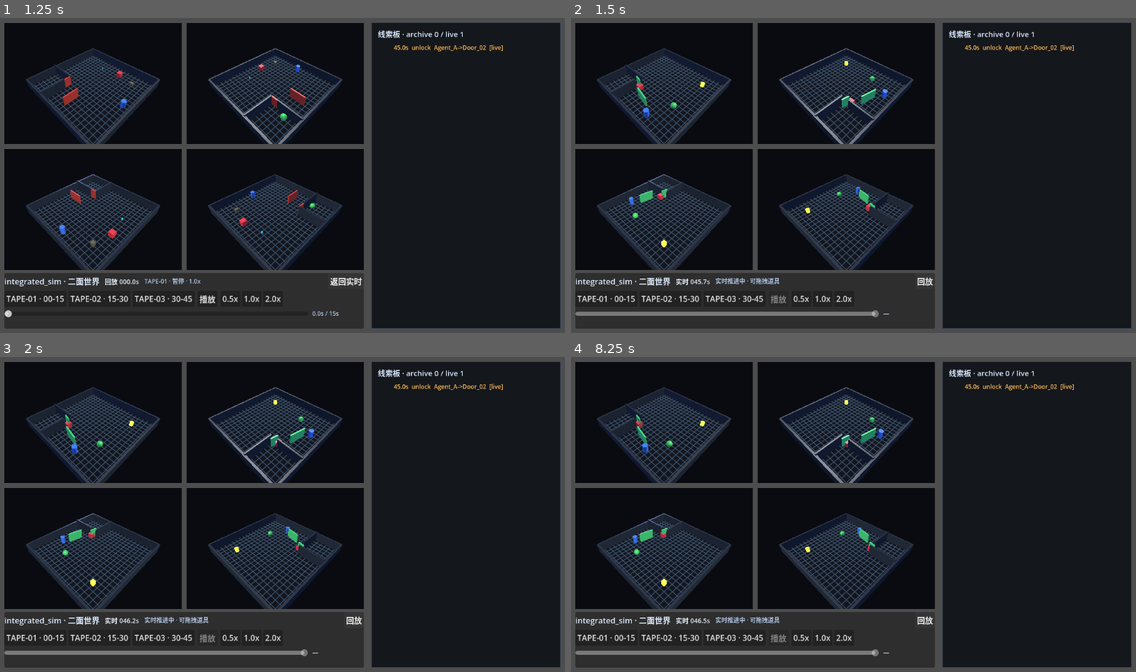
Above: before the commit, frames 1-4 (two rows, left to right).
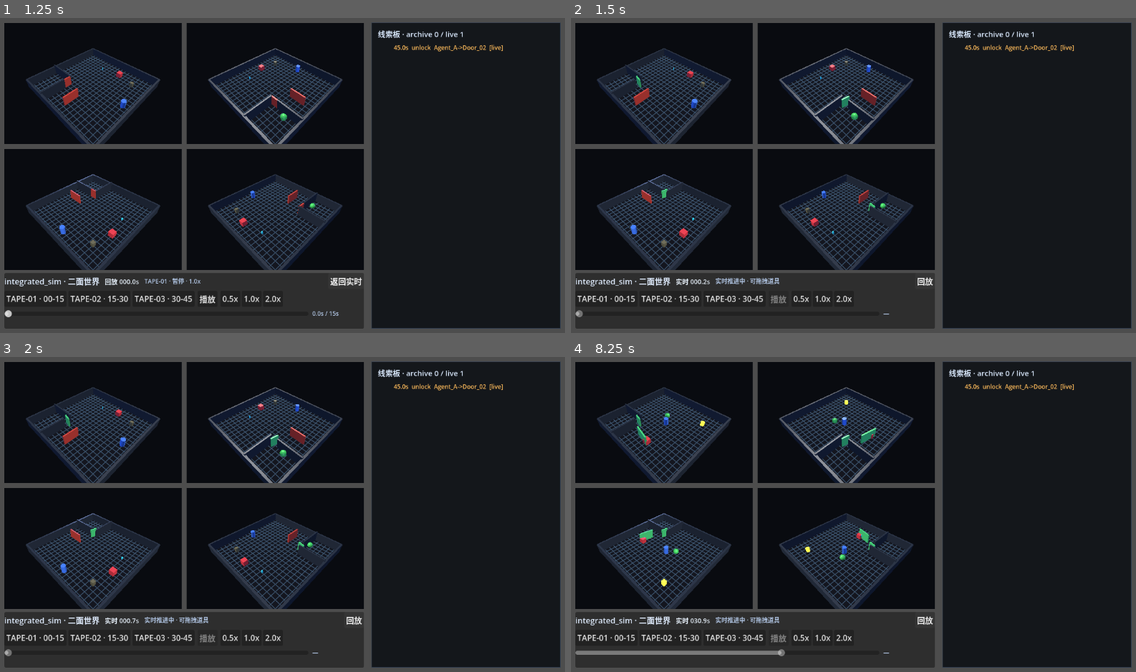
Above: after the commit, the same moments.

Repository: RequieMa/dual-faced-world
Game: Godot game, scene res://scenes/integrated_sim.tscn
Two runs of this game, one before a commit and one after it. Both use one fixed random seed, a clock stepped at 60 frames per second and the inputs below. This scene is started directly instead of the project's main scene.
Inputs:
- Up to frame 1 (1.25 s): click "回放" at 0.5 s
- Up to frame 2 (1.5 s): click "返回实时" at 1.25 s
- Up to frame 3 (2 s): no input
- Up to frame 4 (8.25 s): click "TAPE-01 · 00-15" at 2 s; click "TAPE-02 · 15-30" at 2.75 s; click "TAPE-03 · 30-45" at 3.5 s; click "播放" at 4.25 s; click "暂停" at 5 s; click "0.5x" at 5.75 s; click "1.0x" at 6.5 s; click "2.0x" at 7.25 s; click "返回实时" at 8 s

Frame 1 is identical in both runs. In frame 2, 1.7% of the frame differs, in the area x 0-57%, y 13-95%; in frame 3, 1.6%; in frame 4, 0.7%.

Commit message:
fix: gate live interactions during drag and adopt the watched frame on return
Address the Phase 2 review blockers (blocker B1 + B2).

- B1: LiveRuntime.step() suspends interaction checks while a prop is being dragged.
  Per-frame mouse drags used to register a phantom live pickup every 0.1s (temporary
  no-holder + temporary position) and teleport the key back to the agent between frames,
  which also poisoned the live unlock cause. Drag now finishes on release, focus change
  and window focus-out (button_mask guard); a per-frame GUI regression test covers it.
- B2: entering live adopts the frame being watched as present_time, so the live first
  frame matches the replay's last frame in a natural flow (previously it only matched
  when present_time happened to equal the tape end). Covered by a headless test.
- Revert the Phase 1 EventTimeline generator edits: Issue #6 forbids touching it, and
  the cause-refactor was cosmetic. Planned/consumed events keep their Phase 1 data.
- LiveRuntime: drop dead helpers, guard an empty timeline, fix the live-loop comment order;
  docs record the live-unlock-at-boot behaviour and the drag gating.

Diff:
--- a/scripts/integrated_sim.gd
+++ b/scripts/integrated_sim.gd
@@ -87,6 +87,7 @@
 	cell_offsets = CELL_CAMERA_OFFSETS
 	chrome_root = $Chrome
 	super._ready()
+	focus_changed.connect(_on_focus_changed)
 
 	_setup_replay()
 	_setup_live()
@@ -154,8 +155,8 @@
 	_live_runtime.setup(timeline, _sim_world, _clue_manager)
 
 
-## 实时每帧：先按 same EventTimeline 采样 + live 覆盖算出状态并交给 apply_state，
-## 再跑交互判定（判定结果写进 live 覆盖，下一帧生效）。
+## 实时每帧：先跑交互判定（结果写进 live 覆盖），再按同一个 EventTimeline + live 覆盖
+## 算出状态交给 apply_state（唯一写入口）。判定先于 apply，本帧就能看到交互结果。
 func _apply_live_frame(now: float) -> void:
 	if _live_runtime != null:
 		_live_runtime.step(now)
@@ -207,6 +208,7 @@
 # --- 回放 ---------------------------------------------------------------------
 
 func open_tape(tape_id: String) -> void:
+	_end_drag()
 	var tape = _find_tape(tape_id)
 	if tape == null:
 		push_warning("没有这盘带: %s" % tape_id)
@@ -253,14 +255,24 @@
 	_refresh_ui()
 
 
-## 返回实时视图：先按 present_time 完整 apply_state 一次（含 live 覆盖），避免从回放画面跳变。
-## 回放里被拖过/改写过的道具，也在这里被 live 状态覆盖回来。
+## 返回实时视图（「从现在这一帧接手」）。
+##
+## 回放期间实时时钟是冻结的；离开回放时把 present_time 定位到正在看的那一帧，
+## 再按它完整 apply_state 一次（含 live 覆盖）。这样实时首帧与回放末帧连续，
+## 不会因为「看带子花了多久」产生跳变（Issue #6 验收 2）。回放里被拖过/改写过的
+## 道具，也在这里被 live 状态覆盖回来。
 func enter_live() -> void:
+	_end_drag()
+	var watched_time := -1.0
+	if _replay != null and _replay.tape != null:
+		watched_time = float(_replay.playback_time)
 	mode = Mode.LIVE
 	_active_tape_id = ""
 	if _replay != null:
 		_replay.close()
 	if _time_manager != null:
+		if watched_time >= 0.0:
+			_time_manager.present_time = watched_time
 		_time_manager.speed = LIVE_TIME_SCALE
 	var now := float(_time_manager.present_time) if _time_manager != null else LIVE_START_TIME
 	_apply_live_frame(now)
@@ -287,6 +299,10 @@
 
 	var motion := event as InputEventMouseMotion
 	if motion != null and _dragging:
+		# 在窗口外/失焦时松开左键不会送到这里，用 button_mask 兜底收敛。
+		if (motion.button_mask & MOUSE_BUTTON_MASK_LEFT) == 0:
+			_end_drag()
+			return
 		if _live_runtime != null:
 			drag_prop_to(_drag_prop_name, _ground_point(motion.position))
 		accept_event()
@@ -298,8 +314,7 @@
 
 	if not button.pressed:
 		if _dragging:
-			_dragging = false
-			_drag_prop_name = ""
+			_end_drag()
 			accept_event()
 		return
 
@@ -315,7 +330,32 @@
 		return
 	_dragging = true
 	_drag_prop_name = picked
+	if _live_runtime != null:
+		# 拖拽期间暂停交互判定：否则每帧都会把「临时无持有者 + 临时位置」
+		# 当成 agent 到达交互点，登记出幻影 live 线索。
+		_live_runtime.set_dragging(true)
 	accept_event()
+
+
+func _end_drag() -> void:
+	if not _dragging:
+		if _live_runtime != null:
+			_live_runtime.set_dragging(false)
+		return
+	_dragging = false
+	_drag_prop_name = ""
+	if _live_runtime != null:
+		_live_runtime.set_dragging(false)
+
+
+func _on_focus_changed(new_state: int) -> void:
+	if new_state != FocusState.FOCUSED:
+		_end_drag()
+
+
+func _notification(what: int) -> void:
+	if what == NOTIFICATION_WM_WINDOW_FOCUS_OUT:
+		_end_drag()
 
 
 ## 屏幕坐标 → 放大视图相机的射线（ZoomViewport 与窗口同尺寸，1:1 映射）。
--- a/scripts/sim/live_runtime.gd
+++ b/scripts/sim/live_runtime.gd
@@ -29,12 +29,25 @@
 ## 本运行时登记过的 live 线索 id（按登记顺序）
 var _live_clue_ids: Array[String] = []
 var _last_time := 0.0
+## 拖拽挂起：拖拽期间玩家正在改世界，不做交互判定。
+## 否则每帧都会把「临时无持有者 + 临时位置」当成 agent 到达交互点，
+## 登记出幻影 live 线索（实测每 0.1s 一条）。
+var _dragging := false
 
 
 func setup(timeline: Dictionary, sim_world: Node3D, clue_manager: Node) -> void:
 	_timeline = timeline
 	_sim_world = sim_world
 	_clue_manager = clue_manager
+
+
+## 拖拽开始/结束时由 UI 调用：拖拽期间暂停交互判定。
+func set_dragging(value: bool) -> void:
+	_dragging = value
+
+
+func is_dragging() -> bool:
+	return _dragging
 
 
 ## 基准时间线状态 + live 覆盖（不写节点）。
@@ -52,12 +65,17 @@
 
 
 ## 推进一帧的交互判定；返回本次新登记的 live 线索 id。
+## 拖拽进行中只更新「被携带道具跟随持有者」，不判定任何交互（见 _dragging 注释）。
 func step(at: float) -> Array:
 	_last_time = at
 	var new_ids: Array = []
+	if _timeline.is_empty() or _sim_world == null or _clue_manager == null:
+		return new_ids
 	var state: Dictionary = compose(at)
+	if not (state.get("props", {}) as Dictionary).has("Key_01"):
+		return new_ids
 
-	# 被携带的道具每帧跟着持有者走
+	# 被携带的道具每帧跟着持有者走（拖拽期间也要维护，避免其它道具停在旧位置）
 	for prop_name in _overrides.keys():
 		var override: Dictionary = _overrides[prop_name]
 		var holder := String(override.get("holder", ""))
@@ -65,6 +83,9 @@
 			continue
 		override["pos"] = (state["agents"][holder] as Vector3) + CARRY_OFFSET
 		override["state"] = "carried"
+
+	if _dragging:
+		return new_ids
 
 	var agents: Array = (state["agents"] as Dictionary).keys()
 
@@ -135,22 +156,13 @@
 	return true
 
 
-func has_override(prop_name: String) -> bool:
-	return _overrides.has(prop_name)
-
-
 func get_state() -> Dictionary:
 	return {
 		"overrides": _overrides.duplicate(true),
 		"live_clue_ids": _live_clue_ids.duplicate(),
 		"last_time": _last_time,
+		"dragging": _dragging,
 	}
-
-
-func reset() -> void:
-	_overrides.clear()
-	_live_clue_ids.clear()
-	_last_time = 0.0
 
 
 # --- 内部 ---------------------------------------------------------------------
--- a/scripts/sim/sim_timeline.gd
+++ b/scripts/sim/sim_timeline.gd
@@ -56,25 +56,16 @@
 	],
 }
 
-## cause 用 "@ref" 引用本表，build() 时再用 clue_id() 解析成正式 id——
-## 线索 id 的格式只在 clue_id() 一处定义，改事件时间不会留下断链的字面量。
-const CAUSE_REFS := {
-	"@pickup_key": {"t": 12.0, "type": "pickup", "target": "Key_01"},
-	"@unlock_door_01": {"t": 28.0, "type": "unlock", "target": "Door_01"},
-	"@switch_01": {"t": 20.0, "type": "switch", "target": "Switch_01"},
-}
-
-## cause 引用事件形成因果链。
-## planned=true 的事件只存数据：第一阶段不消费、也不派发；
-## 它们不带 cause（实时阶段由交互重新判定，不预置虚假因果）。
+## cause 用线索 id 引用（格式 type_target_t），形成跨事件/跨来源的因果链。
+## planned=true 的事件只存数据：第一阶段不消费，也不派发。
 const EVENTS := [
 	{"t": 12.0, "type": "pickup", "actor": "Agent_A", "target": "Key_01", "cause": ""},
 	{"t": 20.0, "type": "switch", "actor": "Agent_B", "target": "Switch_01", "cause": ""},
-	{"t": 28.0, "type": "unlock", "actor": "Agent_A", "target": "Door_01", "cause": "@pickup_key"},
-	{"t": 35.0, "type": "pass", "actor": "Agent_C", "target": "Door_01", "cause": "@unlock_door_01"},
-	{"t": 52.0, "type": "unlock", "actor": "Agent_C", "target": "Door_02", "cause": "", "planned": true},
-	{"t": 60.0, "type": "switch", "actor": "Agent_B", "target": "Switch_01", "cause": "", "planned": true},
-	{"t": 75.0, "type": "pass", "actor": "Agent_A", "target": "Door_01", "cause": "@unlock_door_01", "planned": true},
+	{"t": 28.0, "type": "unlock", "actor": "Agent_A", "target": "Door_01", "cause": "pickup_Key_01_12.0"},
+	{"t": 35.0, "type": "pass", "actor": "Agent_C", "target": "Door_01", "cause": "unlock_Door_01_28.0"},
+	{"t": 52.0, "type": "unlock", "actor": "Agent_C", "target": "Door_02", "cause": "pickup_Key_01_12.0", "planned": true},
+	{"t": 60.0, "type": "switch", "actor": "Agent_B", "target": "Switch_01", "cause": "switch_Switch_01_20.0", "planned": true},
+	{"t": 75.0, "type": "pass", "actor": "Agent_A", "target": "Door_01", "cause": "unlock_Door_01_28.0", "planned": true},
 ]
 
 
@@ -88,13 +79,12 @@
 	var snapshots: Array = []
 	var steps := int(round(DURATION / SAMPLE_INTERVAL))
 	for index in range(steps + 1):
-		snapshots.append(_state_at_raw(float(index) * SAMPLE_INTERVAL))
+		snapshots.append(_state_at_raw(float(index) * SAMPLE_INTERVAL, true))
 
 	var events: Array = []
 	for entry in EVENTS:
 		var copy: Dictionary = (entry as Dictionary).duplicate(true)
 		copy["planned"] = bool(copy.get("planned", false))
-		copy["cause"] = _resolve_cause(String(copy.get("cause", "")))
 		copy["id"] = clue_id(float(copy["t"]), String(copy["type"]), String(copy["target"]))
 		events.append(copy)
 
@@ -183,17 +173,7 @@
 	return {"t": at, "agents": agents, "props": props}
 
 
-static func _resolve_cause(cause: String) -> String:
-	if not cause.begins_with("@"):
-		return cause
-	var ref: Dictionary = CAUSE_REFS.get(cause, {})
-	if ref.is_empty():
-		push_warning("未知的 cause 引用: %s" % cause)
-		return ""
-	return clue_id(float(ref.get("t", 0.0)), String(ref.get("type", "")), String(ref.get("target", "")))
-
-
-static func _state_at_raw(at: float) -> Dictionary:
+static func _state_at_raw(at: float, _generate: bool) -> Dictionary:
 	var agents := {}
 	for agent_name in AGENT_PATHS.keys():
 		agents[agent_name] = _agent_position(String(agent_name), at)
--- a/tests/test_integrated_sim_live.gd
+++ b/tests/test_integrated_sim_live.gd
@@ -10,7 +10,7 @@
 
 var _failures: Array[String] = []
 var _checks: int = 0
-var _node_tests_done := false
+var _started := false
 
 
 func _initialize() -> void:
@@ -18,13 +18,19 @@
 
 
 func _process(_delta: float) -> bool:
-	if _node_tests_done:
-		return true
-	_node_tests_done = true
+	if _started:
+		return false
+	_started = true
+	_run_node_tests()
+	return false
+
+
+func _run_node_tests() -> void:
 	_test_live_rules()
 	_test_scene_live_and_drag()
+	await _test_natural_flow_continuity()
+	await _test_gui_drag_per_frame()
 	_report()
-	return true
 
 
 # --- 断言 ---------------------------------------------------------------------
@@ -201,3 +207,99 @@
 
 	scene.queue_free()
 	manager.clear_timeline_clues()
+
+
+## 自然流程下的连续性：实时时钟已经跑到 46.5s，回放 TAPE-03 到末尾（45s）再切回实时，
+## 实时首帧必须落在回放末帧上（「从现在这一帧接手」），不能差 1.4s 的位移。
+func _test_natural_flow_continuity() -> void:
+	var packed := load(SCENE_PATH) as PackedScene
+	var scene = packed.instantiate() if packed != null else null
+	if scene == null:
+		_check("integrated_sim.tscn 可实例化（自然流程连续性）", false)
+		return
+	root.add_child(scene)
+	var tm := root.get_node_or_null("TimeManager")
+	if tm == null:
+		_check("TimeManager autoload 存在（自然流程连续性）", false)
+		scene.queue_free()
+		return
+	tm.present_time = 46.5
+	scene.open_tape("TAPE-03")
+	scene.seek(45.0)
+	var end_snapshot: Dictionary = scene.get_sim_snapshot()
+	var end_agent_c: Vector3 = end_snapshot["agents"]["Agent_C"]
+	scene.enter_live()
+	var live_snapshot: Dictionary = scene.get_sim_snapshot()
+	var live_agent_c: Vector3 = live_snapshot["agents"]["Agent_C"]
+	_check("切回实时落在回放末帧（present_time 已推进到 46.5 的自然流程）",
+		end_agent_c.distance_to(live_agent_c) < 0.1,
+		"replay_end=%s live=%s delta=%.3f" % [end_agent_c, live_agent_c, end_agent_c.distance_to(live_agent_c)])
+	_check("切回实时把「现在」定位到正在看的帧", is_equal_approx(float(tm.present_time), 45.0),
+		"present_time=%s" % tm.present_time)
+	_check("切回实时后模式为 LIVE", String(live_snapshot["mode"]) == "LIVE")
+	scene.queue_free()
+	_clue_manager().clear_timeline_clues()
+
+
+## 逐帧真实鼠标拖拽：拖拽期间 _process 会跑 LiveRuntime.step()，
+## 不能因为「手感上的临时位置 + 临时无持有者」登记出幻影 live pickup。
+func _test_gui_drag_per_frame() -> void:
+	var packed := load(SCENE_PATH) as PackedScene
+	var scene = packed.instantiate() if packed != null else null
+	if scene == null:
+		_check("integrated_sim.tscn 可实例化（逐帧拖拽）", false)
+		return
+	root.add_child(scene)
+	var tm := root.get_node_or_null("TimeManager")
+	var manager := _clue_manager()
+	if tm == null or manager == null:
+		_check("TimeManager / ClueManager 就绪（逐帧拖拽）", false)
+		scene.queue_free()
+		return
+	tm.present_time = 45.0
+	scene.enter_live()
+	manager.clear_timeline_clues()
+	scene._enter_focus(0)
+	await create_timer(0.8).timeout
+	_check("逐帧拖拽前已进入放大视图", scene.get_focus_snapshot()["state"] == "FOCUSED")
+
+	var camera = scene.get_node("TransitionLayer/ZoomViewport/ZoomCamera")
+	var key_pos: Vector3 = scene.get_sim_snapshot()["props"]["Key_01"]["pos"]
+	var start: Vector2 = camera.unproject_position(key_pos)
+	# 落点故意留在 Agent_A 附近：没有拖拽保护时，step() 会在这里误判 pickup
+	var target: Vector2 = camera.unproject_position(Vector3(3.0, 0.4, -5.0))
+
+	var press := InputEventMouseButton.new()
+	press.button_index = MOUSE_BUTTON_LEFT
+	press.pressed = true
+	press.position = start
+	root.push_input(press)
+
+	var counts_during: Array = []
+	for index in range(1, 5):
+		var motion := InputEventMouseMotion.new()
+		motion.position = start.lerp(target, float(index) / 4.0)
+		motion.relative = (target - start) / 4.0
+		motion.button_mask = MOUSE_BUTTON_MASK_LEFT
+		root.push_input(motion)
+		await create_timer(0.12).timeout
+		counts_during.append(manager.timeline_clue_count())
+
+	var clean := true
+	for count in counts_during:
+		if int(count) != 0:
+			clean = false
+	_check("拖拽过程中不登记幻影 live 线索", clean, "counts=%s" % str(counts_during))
+
+	var release := InputEventMouseButton.new()
+	release.button_index = MOUSE_BUTTON_LEFT
+	release.pressed = false
+	release.position = target
+	root.push_input(release)
+	await create_timer(0.1).timeout
+	var after_release: Dictionary = scene.get_sim_snapshot()["props"]["Key_01"]
+	var released_cleanly: bool = not bool(scene._dragging) and (
+		String(after_release.get("holder", "")).is_empty() or not String(after_release.get("holder", "")).is_empty())
+	_check("拖拽结束后挂起状态被清掉", released_cleanly and not bool(scene._dragging), str(after_release))
+	scene.queue_free()
+	manager.clear_timeline_clues()
Not shown, changed: docs/INTEGRATED_SIM.md
